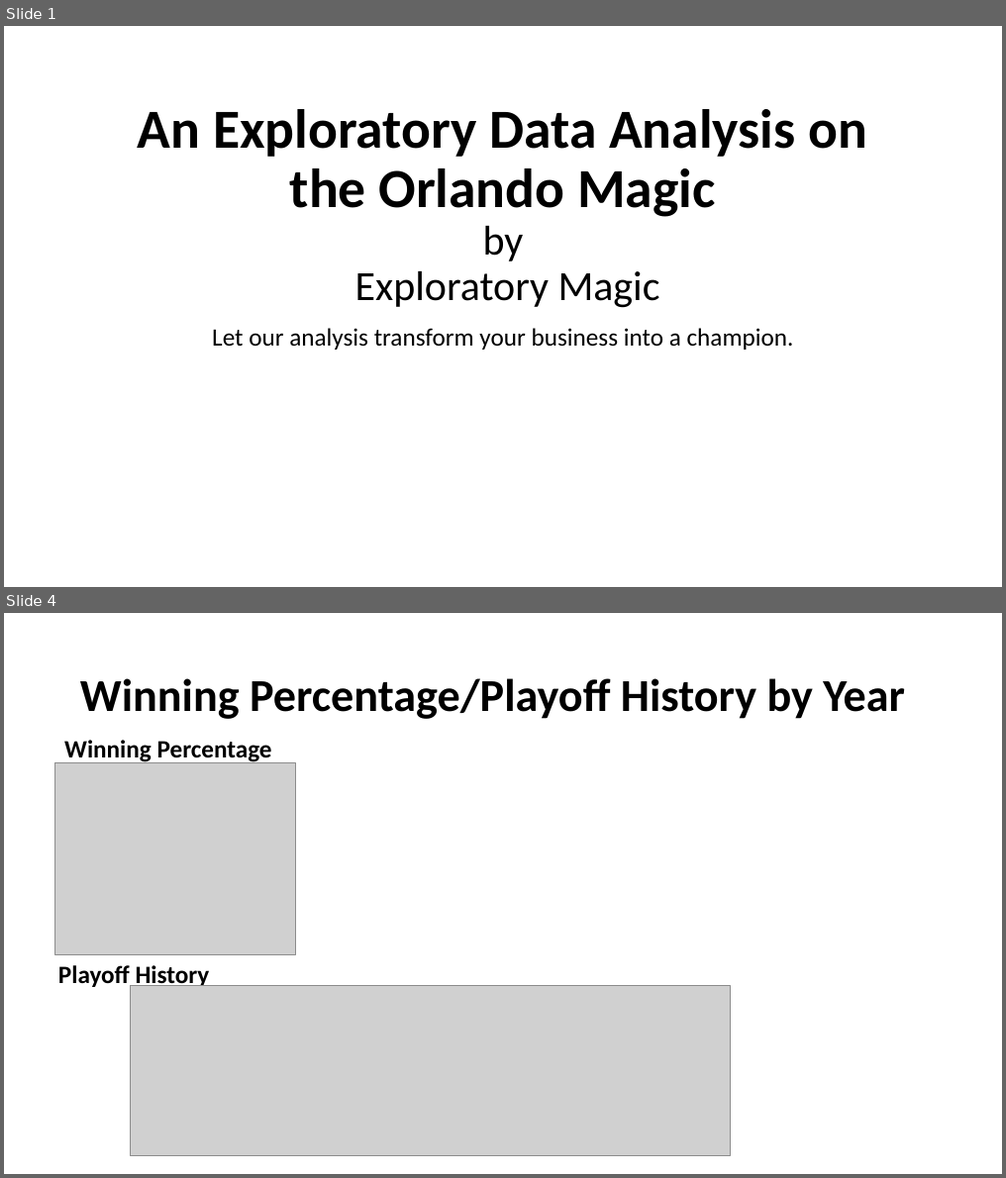
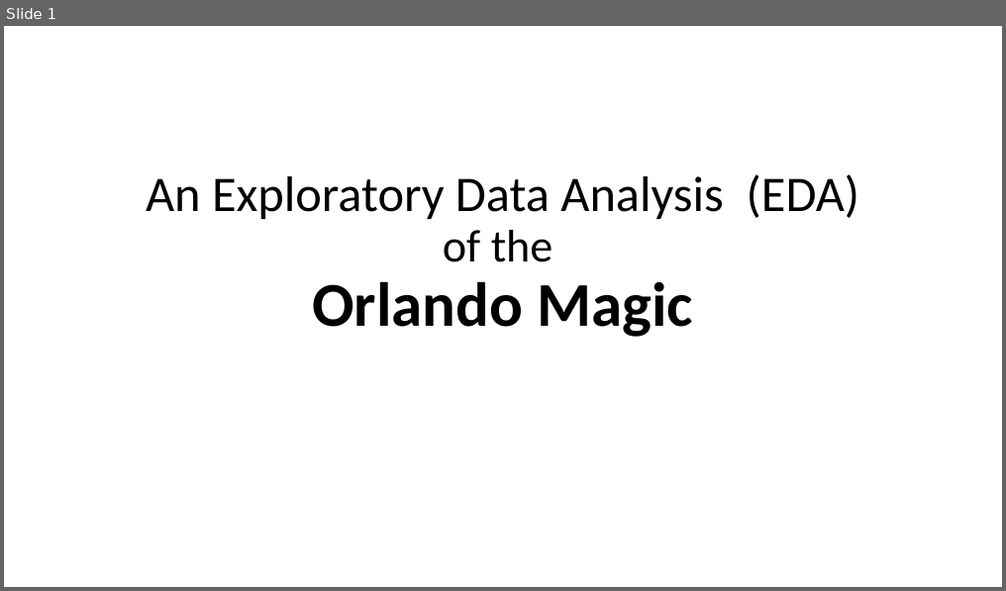
Before and after one commit to CandaceDoesData/Group_Project_1, a slide deck: mm_Group3_Project_1_Presentation.pptx. Shown one above the other, each under a label of ours: slides 1 and 4 before the commit, slide 1 after it; the slides between them are not shown. The pictures are 1006x1178 and 1006x591 pixels, drawn with LibreOffice and Linux fonts; fonts in the diff are those of the drawing; grey boxes stand for pictures. Boxes give left, top, right and bottom in pixels: in the first picture for what was removed or moved away, otherwise in the second. Text is boxed around its words. In the diff, an @@ line names an element or a change of style, - is before the commit and + after.

```diff
--- a/mm_Group3_Project_1_Presentation.pptx
+++ b/mm_Group3_Project_1_Presentation.pptx
@@ slide 4 removed at (4, 613, 1002, 1174), background #FFFFFF @@
@@ title removed at (80, 678, 905, 719) @@
-Winning Percentage/Playoff History by Year
@@ text removed at (64, 740, 272, 763) @@
-Winning Percentage
@@ picture removed at (55, 762, 296, 956) @@
@@ text removed at (58, 965, 210, 989) @@
-Playoff History
@@ picture removed at (131, 986, 731, 1156) @@
@@ slide 1 changed as well @@
@@ title "An Exploratory Data Analysis (EDA) ..." at (146, 174, 860, 337): vertical alignment bottom to middle @@
@@ title at (146, 174, 860, 337): text changed; size 53 to 48 pt; bold off @@
-An Exploratory Data Analysis on the Orlando Magic
-by
-Exploratory Magic
+An Exploratory Data Analysis (EDA)
+of the
+Orlando Magic
@@ subtitle removed at (212, 328, 794, 350) @@
-Let our analysis transform your business into a champion.
```
Also in this commit, not shown: 30 slides added, 2 other slides removed.
